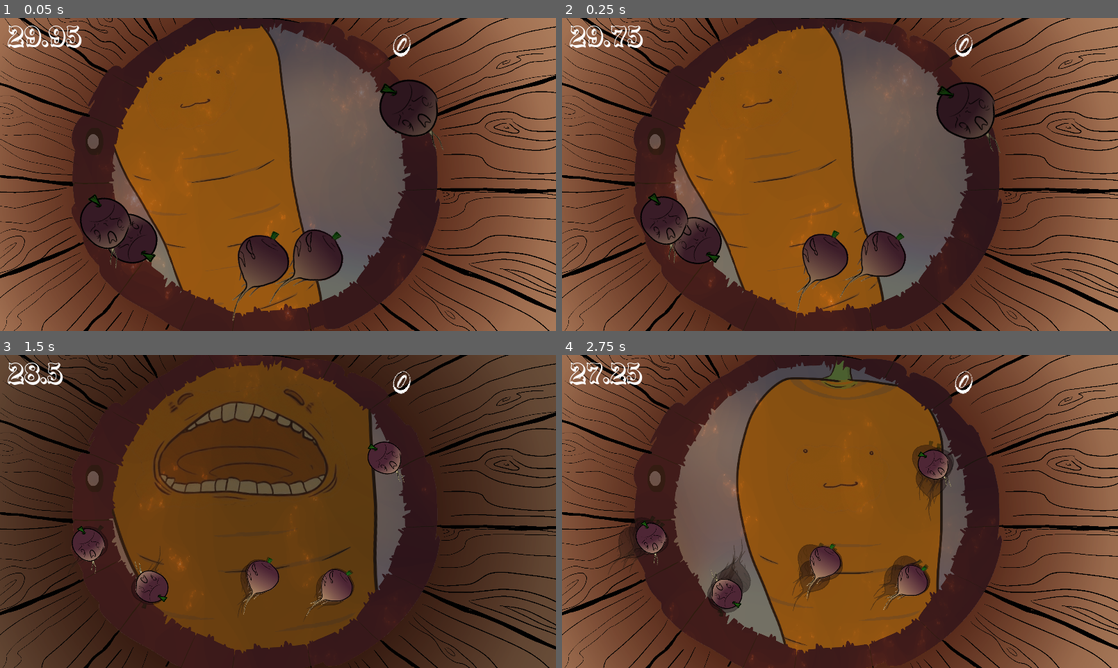
Above: before the commit, frames 1-4 (two rows, left to right).
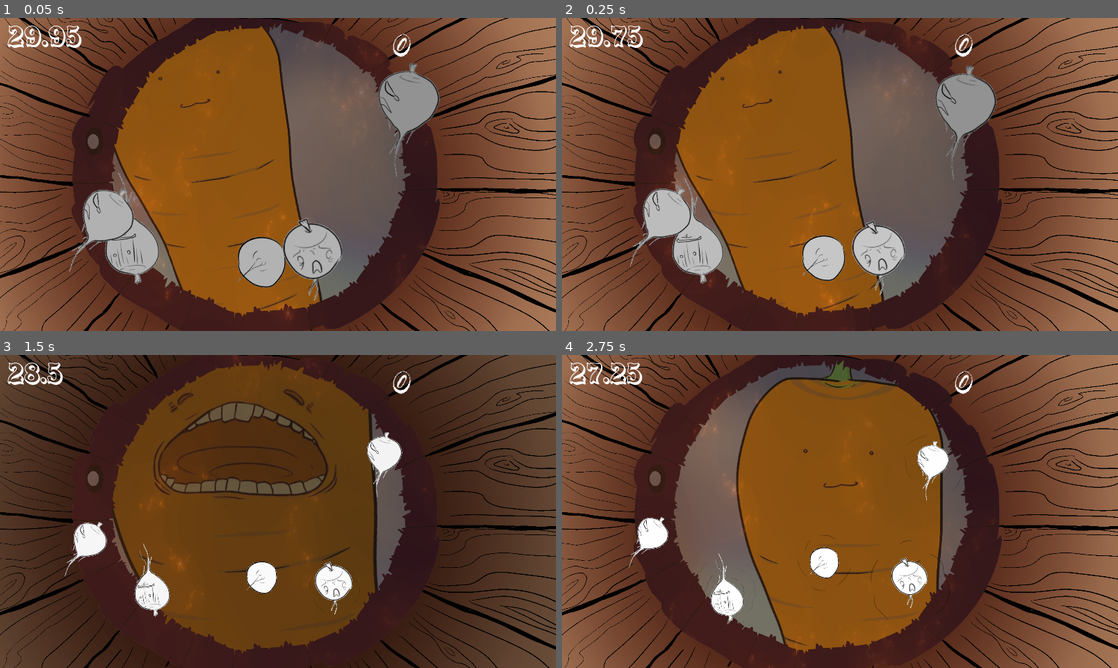
Above: after the commit, the same moments.

Repository: Nopey/carnival
Game: Godot game, scene res://Claw/Game.tscn
The game is run twice, just before and just after one commit, with the same random seed, the same clock (stepped at 60 frames per second) and the same inputs.
Inputs (mouse positions are in pixels of both pictures, inside the frame that each line leads up to):
- Up to frame 1 (0.05 s): no input
- Up to frame 2 (0.25 s): no input
- Up to frame 3 (1.5 s): tap Enter (ui_accept) at 0.5, 0.77 s; move the mouse to (400, 495) at 0.52 s; hold Right (ui_right) 0.53-1.28 s; click (400, 495) at 0.67 s; move the mouse to (166, 527) at 1.27 s; hold Down (ui_down) from 1.28 s (still down)
- Up to frame 4 (2.75 s): tap Enter (ui_accept) at 1.52 s; move the mouse to (895, 442) at 2.02 s; release Down (ui_down) at 2.03 s; hold Right (ui_right) from 2.03 s (still down)

The runs differ from the first frame. In frame 1, 7.7% of the frame differs, in the area x 12-80%, y 14-97%; in frame 2, 7.1%; in frame 3, 3.5%; in frame 4, 4.8%.

Commit message:
More turnip variety, ripples

Diff:
--- a/Claw/Game.tscn
+++ b/Claw/Game.tscn
@@ -6,7 +6,7 @@
 [ext_resource path="res://Claw/Bucket.tscn" type="PackedScene" id=4]
 [ext_resource path="res://Claw/GameManager.gd" type="Script" id=5]
 [ext_resource path="res://Claw/TimerUI.gd" type="Script" id=6]
-[ext_resource path="res://Claw/garbage/Waterbottle.tscn" type="PackedScene" id=7]
+[ext_resource path="res://Claw/garbage/Bottle.tscn" type="PackedScene" id=7]
 [ext_resource path="res://Claw/garbage/Bandage.tscn" type="PackedScene" id=8]
 [ext_resource path="res://Claw/garbage/Birdtrap.tscn" type="PackedScene" id=9]
 [ext_resource path="res://Claw/Turnip.tscn" type="PackedScene" id=10]
--- a/Claw/Turnip.gd
+++ b/Claw/Turnip.gd
@@ -5,7 +5,9 @@
 export var flee_rate: float
 export var flee_rate_rate: float
 
-export(Array, Texture) var turnip_arts
+export(Array, Texture) var turnip_bodies
+export(Array, Texture) var turnip_ripples
+
 export(Array, AudioStream) var screams
 
 const NOMINAL_FLEE_RATE = 40.0
@@ -17,8 +19,12 @@
 # Called when the node enters the scene tree for the first time.
 func _ready():
 	if not is_garbage:
-		var turnip_art = turnip_arts[turnip_id % turnip_arts.size()]
-		$Sprite.texture = turnip_art
+		assert(turnip_bodies.size() == turnip_ripples.size())
+		assert(turnip_bodies.size() > 0)
+		var body = turnip_bodies[turnip_id % turnip_bodies.size()]
+		$Sprite.texture = body
+		var ripple = turnip_ripples[turnip_id % turnip_ripples.size()]
+		$idle_particles.texture = ripple
 
 	init_flee_params()
 
--- a/Claw/Turnip.tscn
+++ b/Claw/Turnip.tscn
@@ -1,22 +1,39 @@
-[gd_scene load_steps=11 format=2]
+[gd_scene load_steps=21 format=2]
 
 [ext_resource path="res://Claw/Turnip.gd" type="Script" id=1]
-[ext_resource path="res://Claw/turnip_inanimate1.png" type="Texture" id=2]
-[ext_resource path="res://Claw/turnip_inanimate2.png" type="Texture" id=3]
+[ext_resource path="res://Claw/turnips/turnip4.png" type="Texture" id=3]
 [ext_resource path="res://Claw/sounds/scream_short_2.wav" type="AudioStream" id=4]
 [ext_resource path="res://Claw/turnip_debris2.png" type="Texture" id=5]
 [ext_resource path="res://Claw/turnip_debris1.png" type="Texture" id=6]
 [ext_resource path="res://Claw/turnip_debris3.png" type="Texture" id=7]
 [ext_resource path="res://Claw/sounds/scream_short_3.wav" type="AudioStream" id=8]
 [ext_resource path="res://Claw/sounds/scream_short_1.wav" type="AudioStream" id=9]
+[ext_resource path="res://Claw/turnips/turnip3.png" type="Texture" id=10]
+[ext_resource path="res://Claw/turnips/turnip2.png" type="Texture" id=11]
+[ext_resource path="res://Claw/turnips/turnip5.png" type="Texture" id=12]
+[ext_resource path="res://Claw/turnips/turnip1_ripple.png" type="Texture" id=13]
+[ext_resource path="res://Claw/turnips/turnip1.png" type="Texture" id=14]
+[ext_resource path="res://Claw/turnips/turnip4_ripple.png" type="Texture" id=15]
+[ext_resource path="res://Claw/turnips/turnip2_ripple.png" type="Texture" id=16]
+[ext_resource path="res://Claw/turnips/turnip3_ripple.png" type="Texture" id=17]
+[ext_resource path="res://Claw/turnips/turnip5_ripple.png" type="Texture" id=18]
 
 [sub_resource type="CircleShape2D" id=7]
 radius = 45.0
 
+[sub_resource type="Curve" id=8]
+max_value = 2.0
+_data = [ Vector2( 0, 0.51227 ), 0.0, 0.0, 0, 0, Vector2( 0.904362, 1.39264 ), 0.0, 0.0, 0, 0 ]
+
+[sub_resource type="Gradient" id=9]
+offsets = PoolRealArray( 0, 0.44697, 0.666667, 1 )
+colors = PoolColorArray( 0, 0, 0, 0, 1, 1, 1, 1, 1, 1, 1, 1, 1, 1, 1, 0 )
+
 [node name="Turnip" type="Area2D"]
 script = ExtResource( 1 )
 flee_rate = 10.0
-turnip_arts = [ ExtResource( 2 ), ExtResource( 3 ) ]
+turnip_bodies = [ ExtResource( 14 ), ExtResource( 11 ), ExtResource( 10 ), ExtResource( 3 ), ExtResource( 12 ) ]
+turnip_ripples = [ ExtResource( 13 ), ExtResource( 16 ), ExtResource( 17 ), ExtResource( 15 ), ExtResource( 18 ) ]
 screams = [ ExtResource( 9 ), ExtResource( 4 ), ExtResource( 8 ) ]
 
 [node name="CollisionShape2D" type="CollisionShape2D" parent="."]
@@ -27,13 +44,15 @@
 bus = "Turnips"
 
 [node name="idle_particles" type="CPUParticles2D" parent="."]
-amount = 4
-texture = ExtResource( 2 )
-spread = 180.0
-initial_velocity = 40.0
+amount = 2
+lifetime = 1.5
+texture = ExtResource( 13 )
+gravity = Vector2( 0, 0 )
 angular_velocity = 10.0
 angular_velocity_random = 1.0
+scale_amount_curve = SubResource( 8 )
 color = Color( 0.32549, 0.27451, 0.27451, 0.419608 )
+color_ramp = SubResource( 9 )
 
 [node name="eat_particles" type="Node2D" parent="."]
 visible = false
@@ -74,7 +93,7 @@
 [node name="VisibilityNotifier2D" type="VisibilityNotifier2D" parent="."]
 
 [node name="Sprite" type="Sprite" parent="."]
-texture = ExtResource( 2 )
+texture = ExtResource( 14 )
 
 [connection signal="area_entered" from="." to="." method="_on_Turnip_area_entered"]
 [connection signal="viewport_exited" from="VisibilityNotifier2D" to="." method="_on_VisibilityNotifier2D_viewport_exited"]
--- a/Claw/garbage/Bandage.tscn
+++ b/Claw/garbage/Bandage.tscn
@@ -1,10 +1,17 @@
-[gd_scene load_steps=7 format=2]
+[gd_scene load_steps=8 format=2]
 
 [ext_resource path="res://Claw/Turnip.gd" type="Script" id=1]
-[ext_resource path="res://Claw/turnip_inanimate1.png" type="Texture" id=2]
-[ext_resource path="res://Claw/turnip_inanimate2.png" type="Texture" id=3]
 [ext_resource path="res://Claw/sounds/scream_short_2.wav" type="AudioStream" id=4]
 [ext_resource path="res://Claw/garbage/bandage.png" type="Texture" id=5]
+[ext_resource path="res://Claw/garbage/bandage_ripple.png" type="Texture" id=6]
+
+[sub_resource type="Curve" id=2]
+max_value = 2.0
+_data = [ Vector2( 0, 0.51227 ), 0.0, 0.0, 0, 0, Vector2( 0.904362, 1.39264 ), 0.0, 0.0, 0, 0 ]
+
+[sub_resource type="Gradient" id=3]
+offsets = PoolRealArray( 0, 0.44697, 0.666667, 1 )
+colors = PoolColorArray( 0, 0, 0, 0, 1, 1, 1, 1, 1, 1, 1, 1, 1, 1, 1, 0 )
 
 [sub_resource type="CapsuleShape2D" id=1]
 radius = 30.0
@@ -13,7 +20,6 @@
 [node name="Garbage Bandage" type="Area2D"]
 script = ExtResource( 1 )
 flee_rate = 10.0
-turnip_arts = [ ExtResource( 2 ), ExtResource( 3 ) ]
 is_garbage = true
 
 [node name="sfx" type="AudioStreamPlayer2D" parent="."]
@@ -21,12 +27,16 @@
 bus = "Turnips"
 
 [node name="idle_particles" type="CPUParticles2D" parent="."]
-texture = ExtResource( 2 )
-spread = 180.0
-initial_velocity = 40.0
+position = Vector2( -60, 11 )
+amount = 2
+lifetime = 1.5
+texture = ExtResource( 6 )
+gravity = Vector2( 0, 0 )
 angular_velocity = 10.0
 angular_velocity_random = 1.0
+scale_amount_curve = SubResource( 2 )
 color = Color( 0.32549, 0.27451, 0.27451, 0.419608 )
+color_ramp = SubResource( 3 )
 
 [node name="VisibilityNotifier2D" type="VisibilityNotifier2D" parent="."]
 
--- a/Claw/garbage/Birdtrap.tscn
+++ b/Claw/garbage/Birdtrap.tscn
@@ -1,10 +1,17 @@
-[gd_scene load_steps=7 format=2]
+[gd_scene load_steps=8 format=2]
 
 [ext_resource path="res://Claw/Turnip.gd" type="Script" id=1]
-[ext_resource path="res://Claw/turnip_inanimate1.png" type="Texture" id=2]
-[ext_resource path="res://Claw/turnip_inanimate2.png" type="Texture" id=3]
 [ext_resource path="res://Claw/sounds/scream_short_2.wav" type="AudioStream" id=4]
 [ext_resource path="res://Claw/garbage/birdtrap.png" type="Texture" id=5]
+[ext_resource path="res://Claw/garbage/birdtrap_ripple.png" type="Texture" id=6]
+
+[sub_resource type="Curve" id=2]
+max_value = 2.0
+_data = [ Vector2( 0, 0.51227 ), 0.0, 0.0, 0, 0, Vector2( 0.904362, 1.39264 ), 0.0, 0.0, 0, 0 ]
+
+[sub_resource type="Gradient" id=3]
+offsets = PoolRealArray( 0, 0.44697, 0.666667, 1 )
+colors = PoolColorArray( 0, 0, 0, 0, 1, 1, 1, 1, 1, 1, 1, 1, 1, 1, 1, 0 )
 
 [sub_resource type="CapsuleShape2D" id=1]
 radius = 100.0
@@ -13,7 +20,6 @@
 [node name="Garbage Birdtrap" type="Area2D"]
 script = ExtResource( 1 )
 flee_rate = 10.0
-turnip_arts = [ ExtResource( 2 ), ExtResource( 3 ) ]
 is_garbage = true
 
 [node name="sfx" type="AudioStreamPlayer2D" parent="."]
@@ -21,12 +27,16 @@
 bus = "Turnips"
 
 [node name="idle_particles" type="CPUParticles2D" parent="."]
-texture = ExtResource( 2 )
-spread = 180.0
-initial_velocity = 40.0
+position = Vector2( 93, -139 )
+amount = 2
+lifetime = 1.5
+texture = ExtResource( 6 )
+gravity = Vector2( 0, 0 )
 angular_velocity = 10.0
 angular_velocity_random = 1.0
+scale_amount_curve = SubResource( 2 )
 color = Color( 0.32549, 0.27451, 0.27451, 0.419608 )
+color_ramp = SubResource( 3 )
 
 [node name="VisibilityNotifier2D" type="VisibilityNotifier2D" parent="."]
 
--- a/Claw/garbage/Waterbottle.tscn
+++ b/Claw/garbage/Bottle.tscn
@@ -1,32 +1,30 @@
-[gd_scene load_steps=7 format=2]
+[gd_scene load_steps=8 format=2]
 
 [ext_resource path="res://Claw/Turnip.gd" type="Script" id=1]
-[ext_resource path="res://Claw/turnip_inanimate1.png" type="Texture" id=2]
-[ext_resource path="res://Claw/turnip_inanimate2.png" type="Texture" id=3]
+[ext_resource path="res://Claw/garbage/bottle_ripple.png" type="Texture" id=2]
 [ext_resource path="res://Claw/sounds/scream_short_2.wav" type="AudioStream" id=4]
-[ext_resource path="res://Claw/garbage/waterbottle.png" type="Texture" id=5]
+[ext_resource path="res://Claw/garbage/bottle.png" type="Texture" id=5]
 
 [sub_resource type="CapsuleShape2D" id=1]
 radius = 50.0
 height = 275.0
 
+[sub_resource type="Curve" id=2]
+max_value = 2.0
+_data = [ Vector2( 0, 0.51227 ), 0.0, 0.0, 0, 0, Vector2( 0.904362, 1.39264 ), 0.0, 0.0, 0, 0 ]
+
+[sub_resource type="Gradient" id=3]
+offsets = PoolRealArray( 0, 0.44697, 0.666667, 1 )
+colors = PoolColorArray( 0, 0, 0, 0, 1, 1, 1, 1, 1, 1, 1, 1, 1, 1, 1, 0 )
+
 [node name="Garbage Bottle" type="Area2D"]
 script = ExtResource( 1 )
 flee_rate = 10.0
-turnip_arts = [ ExtResource( 2 ), ExtResource( 3 ) ]
 is_garbage = true
 
 [node name="sfx" type="AudioStreamPlayer2D" parent="."]
 stream = ExtResource( 4 )
 bus = "Turnips"
-
-[node name="idle_particles" type="CPUParticles2D" parent="."]
-texture = ExtResource( 2 )
-spread = 180.0
-initial_velocity = 40.0
-angular_velocity = 10.0
-angular_velocity_random = 1.0
-color = Color( 0.32549, 0.27451, 0.27451, 0.419608 )
 
 [node name="VisibilityNotifier2D" type="VisibilityNotifier2D" parent="."]
 
@@ -39,5 +37,18 @@
 rotation = -0.525344
 shape = SubResource( 1 )
 
+[node name="idle_particles" type="CPUParticles2D" parent="."]
+position = Vector2( 47, -4 )
+rotation = -0.0942622
+amount = 2
+lifetime = 1.5
+texture = ExtResource( 2 )
+gravity = Vector2( 0, 0 )
+angular_velocity = 10.0
+angular_velocity_random = 1.0
+scale_amount_curve = SubResource( 2 )
+color = Color( 0.32549, 0.27451, 0.27451, 0.419608 )
+color_ramp = SubResource( 3 )
+
 [connection signal="area_entered" from="." to="." method="_on_Turnip_area_entered"]
 [connection signal="viewport_exited" from="VisibilityNotifier2D" to="." method="_on_VisibilityNotifier2D_viewport_exited"]
--- a/project.godot
+++ b/project.godot
@@ -34,7 +34,7 @@
 
 config/name="Carnival"
 run/main_scene="res://Claw/Game.tscn"
-config/icon="res://Claw/turnip_inanimate2.png"
+config/icon="res://Claw/turnip_debris2.png"
 
 [audio]
 
Binary file added: Claw/garbage/bandage_ripple.png
Not shown, added: Claw/garbage/bandage_ripple.png.import
Binary file added: Claw/garbage/birdtrap_ripple.png
Not shown, added: Claw/garbage/birdtrap_ripple.png.import
Renamed: Claw/garbage/waterbottle.png -> Claw/garbage/bottle.png
Not shown, added: Claw/garbage/bottle.png.import
Binary file added: Claw/garbage/bottle_ripple.png
Not shown, changed: Claw/garbage/bottle_ripple.png.import
Binary file removed: Claw/turnip_inanimate1.png
Binary file removed: Claw/turnip_inanimate2.png
Binary file added: Claw/turnips/turnip1.png
Not shown, added: Claw/turnips/turnip1.png.import
(and 18 more such lines)
